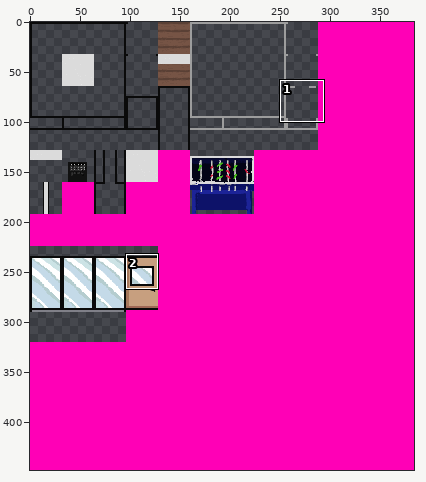
One commit to this sprite sheet: tileset_32x32.png. The first picture is a wide view before the edit; the outline marks the close-up.
Close-up. Before the edit:
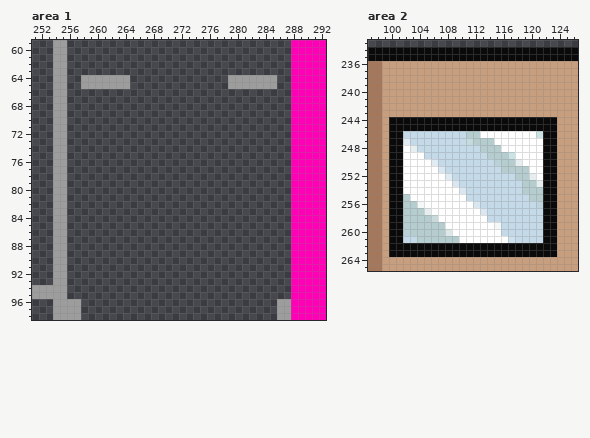
The file is 384x448 pixels. Pixels under 10% opacity are left out. Colours within 5 levels of each other are drawn and written as one. Shown: area 1: x 251..292, y 59..98; area 2: x 97..126, y 233..265. The commit also changed other parts of the picture, which this record leaves out.
And afterwards:
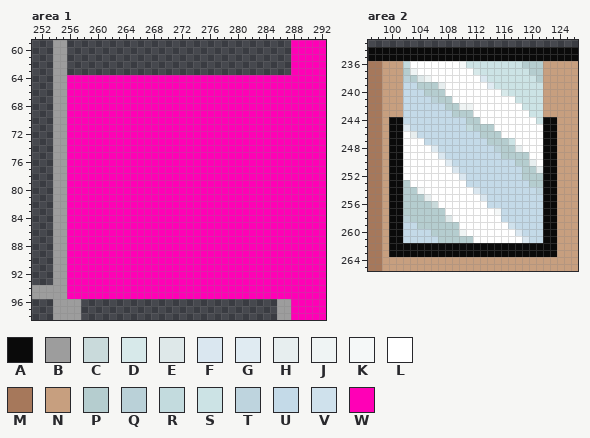
Palette (. is transparent): A #0a0a0a  B #9d9d9d  C #c9dadb  D #d7e9ea  E #dee8e9  F #dae7f0  G #e0ebf2  H #e7eeef  J #eff4f4  K #f5f8f8  L #ffffff  M #a6785b  N #c79f7f  P #b5cdcf  Q #bad1d8  R #c3dbde  S #cce3e5  T #bed4de  U #c4dae8  V #cfe1ec  W #ff00b6
Diff:
Changed rows in their new state; - is an unchanged pixel.
Area 1:
first column x 256:
64 WWWWWWWWWWWWWWWWWWWWWWWWWWWWWWWW
65 WWWWWWWWWWWWWWWWWWWWWWWWWWWWWWWW
66 WWWWWWWWWWWWWWWWWWWWWWWWWWWWWWWW
67 WWWWWWWWWWWWWWWWWWWWWWWWWWWWWWWW
68 WWWWWWWWWWWWWWWWWWWWWWWWWWWWWWWW
69 WWWWWWWWWWWWWWWWWWWWWWWWWWWWWWWW
70 WWWWWWWWWWWWWWWWWWWWWWWWWWWWWWWW
71 WWWWWWWWWWWWWWWWWWWWWWWWWWWWWWWW
72 WWWWWWWWWWWWWWWWWWWWWWWWWWWWWWWW
73 WWWWWWWWWWWWWWWWWWWWWWWWWWWWWWWW
74 WWWWWWWWWWWWWWWWWWWWWWWWWWWWWWWW
75 WWWWWWWWWWWWWWWWWWWWWWWWWWWWWWWW
76 WWWWWWWWWWWWWWWWWWWWWWWWWWWWWWWW
77 WWWWWWWWWWWWWWWWWWWWWWWWWWWWWWWW
78 WWWWWWWWWWWWWWWWWWWWWWWWWWWWWWWW
79 WWWWWWWWWWWWWWWWWWWWWWWWWWWWWWWW
80 WWWWWWWWWWWWWWWWWWWWWWWWWWWWWWWW
81 WWWWWWWWWWWWWWWWWWWWWWWWWWWWWWWW
82 WWWWWWWWWWWWWWWWWWWWWWWWWWWWWWWW
83 WWWWWWWWWWWWWWWWWWWWWWWWWWWWWWWW
84 WWWWWWWWWWWWWWWWWWWWWWWWWWWWWWWW
85 WWWWWWWWWWWWWWWWWWWWWWWWWWWWWWWW
86 WWWWWWWWWWWWWWWWWWWWWWWWWWWWWWWW
87 WWWWWWWWWWWWWWWWWWWWWWWWWWWWWWWW
88 WWWWWWWWWWWWWWWWWWWWWWWWWWWWWWWW
89 WWWWWWWWWWWWWWWWWWWWWWWWWWWWWWWW
90 WWWWWWWWWWWWWWWWWWWWWWWWWWWWWWWW
91 WWWWWWWWWWWWWWWWWWWWWWWWWWWWWWWW
92 WWWWWWWWWWWWWWWWWWWWWWWWWWWWWWWW
93 WWWWWWWWWWWWWWWWWWWWWWWWWWWWWWWW
94 WWWWWWWWWWWWWWWWWWWWWWWWWWWWWWWW
95 WWWWWWWWWWWWWWWWWWWWWWWWWWWWWWWW
Area 2:
first column x 102:
236 RLLLLLLLKSSSSSSSSPPP
237 PJLLLLLLLLDSSSSSSSPP
238 QPEJLLLLLLLFSSSSSSSP
239 UUPPPHLLLLLLGSSSSSSS
240 UUUPPPLLLLLLLLDSSSSS
241 UUUUQPPLLLLLLLLLSSSS
242 UUUUUUPPJJLLLLLLLSSS
243 UUUUUUUPPPLLLLLLLLSS
244 UUUUUUUUUPPLLLLLLLLS
245 GUUUUUUUURPPPLLLLLLL
246 LH-------UUPPP-----L
247 LLL------UUU-PPS----
248 -LLLG------UUQPPH---
249 ---LLF------UU-PPP--
250 ----LLG------UUUPPH-
251 -----LLF------UUU-PH
252 ------LLF-------U-PP
253 P------LL--------U-P
254 PPK-----LLF------UUT
255 -PPH-----LLF------UU
256 --PPC-----LL-------U
257 ---PPP-----LLK------
258 Q---PPE-----LL------
259 UU----PP-----LLV----
260 UUUU--PPJ-----LLF---
261 --UUU---PP-----LLF--
Where, in picture pixels (left, top, right, bottom), the same in both close-ups:
changed: (67, 75, 291, 299)
changed: (403, 61, 543, 243)
